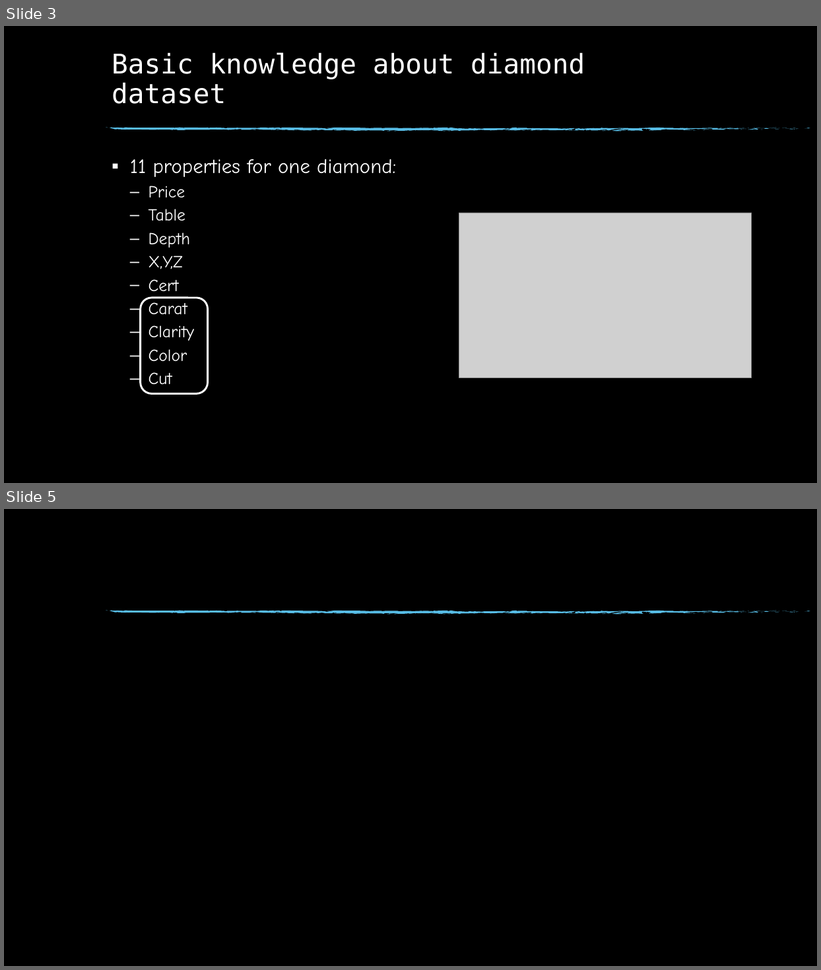
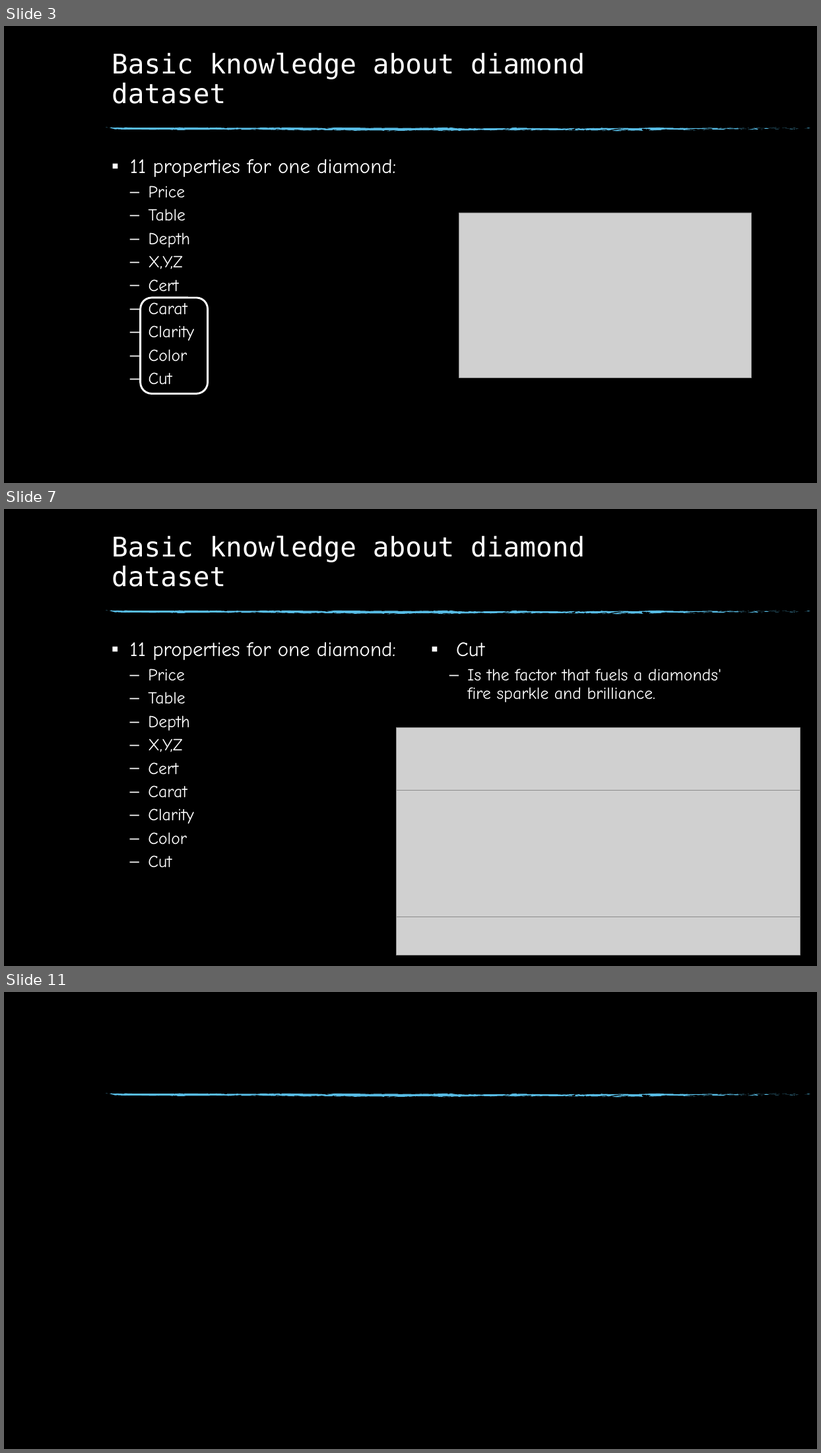
Before and after one commit to git874997967/graduate, a slide deck: diamonds.pptx. Shown one above the other, each under a label of ours: slides 3 and 5 before the commit, slides 3, 7 and 11 after it; the slides between them are not shown. The pictures are 821x970 and 821x1453 pixels, drawn with LibreOffice and Linux fonts; fonts in the diff are those of the drawing; grey boxes stand for pictures; background and template pictures are left out. Boxes give left, top, right and bottom in pixels: in the first picture for what was removed or moved away, otherwise in the second. Text is boxed around its words. In the diff, an @@ line names an element or a change of style, - is before the commit and + after.

```diff
--- a/diamonds.pptx
+++ b/diamonds.pptx
@@ slide 7 added at (4,509,817,966), background picture (left out); not listed: 74 template elements that a slide beside it also shows @@
@@ title added at (112,535,585,587), 32 pt, text #FFFFFF @@
+Basic knowledge about diamond dataset
@@ text added at (130,642,396,868), 20 pt, text #FFFFFF @@
+▪ 11 properties for one diamond:
+  – Price
+  – Table
+  – Depth
+  – X,Y,Z
+  – Cert
+  – Carat
+  – Clarity
+  – Color
+  – Cut
@@ text added at (456,642,721,702), 20 pt, text #FFFFFF @@
+▪ Cut
+  – Is the factor that fuels a diamonds' fire sparkle and brilliance.
@@ picture added at (396,728,800,956) @@
@@ picture added at (396,791,800,918) @@
@@ what was slide 5 is now slide 11 @@
```
Also in this commit, not shown: 2 slides changed, 5 other slides added, 1 other file.
